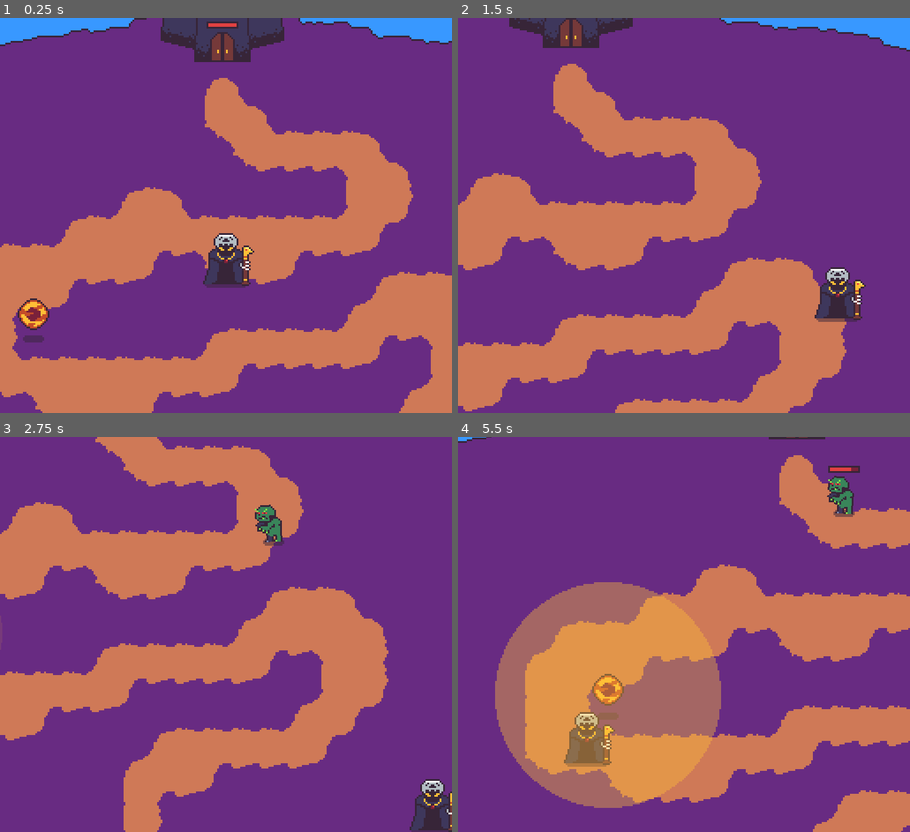
Above: before the commit, frames 1-4 (two rows, left to right).
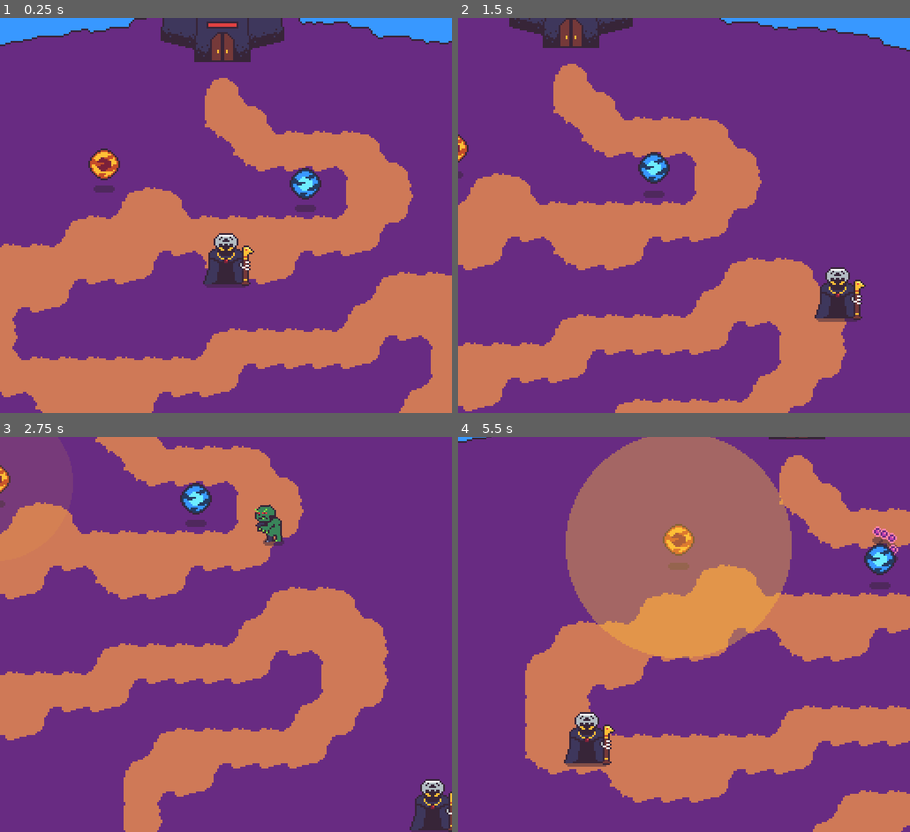
Above: after the commit, the same moments.

Repository: rthurmed/OrbTower
Game: Godot game, scene res://src/Main.tscn
Same seed, same stepped clock (60 frames per second), same inputs: the game is played once before the commit and once after it.
Inputs:
- Up to frame 1 (0.25 s): no input
- Up to frame 2 (1.5 s): hold Right (right) 0.53-1.28 s; hold Down (down) from 1.28 s (still down)
- Up to frame 3 (2.75 s): release Down (down) at 2.03 s; hold Right (right) from 2.03 s (still down)
- Up to frame 4 (5.5 s): release Right (right) at 2.78 s; hold Up (up) 2.78-3.53 s; hold Left (left) 3.53-5.03 s; hold Down (down) from 5.03 s (still down)

The runs differ from the first frame. In frame 1, 1.4% of the frame differs, in the area x 3-72%, y 33-83%; in frame 2, 0.6%; in frame 3, 0.6%; in frame 4, 39%, in the area x 8-98%, y 0-94%.

Commit message:
Refactored auto attack. Implemented shooting orb

Diff:
--- a/project.godot
+++ b/project.godot
@@ -9,6 +9,11 @@
 config_version=4
 
 _global_script_classes=[ {
+"base": "Area2D",
+"class": "AutoAim",
+"language": "GDScript",
+"path": "res://src/module/AutoAim.gd"
+}, {
 "base": "Node2D",
 "class": "Health",
 "language": "GDScript",
@@ -19,14 +24,21 @@
 "language": "GDScript",
 "path": "res://src/game/monster/Monster.gd"
 }, {
+"base": "Node2D",
+"class": "Orb",
+"language": "GDScript",
+"path": "res://src/game/orb/Orb.gd"
+}, {
 "base": "Reference",
 "class": "Spawner",
 "language": "GDScript",
 "path": "res://src/game/monster/spawner/Spawner.gd"
 } ]
 _global_script_class_icons={
+"AutoAim": "",
 "Health": "",
 "Monster": "",
+"Orb": "",
 "Spawner": ""
 }
 
--- a/src/Main.tscn
+++ b/src/Main.tscn
@@ -1,15 +1,16 @@
-[gd_scene load_steps=30 format=2]
+[gd_scene load_steps=32 format=2]
 
 [ext_resource path="res://assets/tileset.png" type="Texture" id=1]
 [ext_resource path="res://assets/cliff.png" type="Texture" id=2]
 [ext_resource path="res://assets/castle.png" type="Texture" id=3]
-[ext_resource path="res://src/game/orb/Orb.tscn" type="PackedScene" id=4]
+[ext_resource path="res://src/game/orb/OrbBurst.tscn" type="PackedScene" id=4]
 [ext_resource path="res://src/game/player/Player.tscn" type="PackedScene" id=5]
 [ext_resource path="res://src/game/monster/ghoul/Ghoul.tscn" type="PackedScene" id=6]
 [ext_resource path="res://src/game/monster/spawner/SpawnerFollower.tscn" type="PackedScene" id=7]
 [ext_resource path="res://src/module/Health.tscn" type="PackedScene" id=8]
 [ext_resource path="res://src/game/player/AutoAttack.tscn" type="PackedScene" id=9]
 [ext_resource path="res://src/game/player/WeakBullet.tscn" type="PackedScene" id=10]
+[ext_resource path="res://src/game/orb/OrbShoot.tscn" type="PackedScene" id=11]
 
 [sub_resource type="NavigationPolygon" id=2]
 vertices = PoolVector2Array( 0, 0, 16, 0, 16, 16, 0, 16 )
@@ -118,6 +119,9 @@
 [sub_resource type="CircleShape2D" id=19]
 radius = 20.0
 
+[sub_resource type="CircleShape2D" id=20]
+radius = 48.0
+
 [sub_resource type="Curve2D" id=17]
 _data = {
 "points": PoolVector2Array( 0, 0, 0, 0, 309, 195, 0, 0, 0, 0, 193, 102 )
@@ -159,8 +163,13 @@
 
 [node name="YSort" type="YSort" parent="."]
 
-[node name="Orb" parent="YSort" instance=ExtResource( 4 )]
-position = Vector2( 85, 251 )
+[node name="OrbBurst" parent="YSort" instance=ExtResource( 4 )]
+position = Vector2( 125, 166 )
+ysort_path = NodePath("..")
+
+[node name="OrbShoot" parent="YSort" instance=ExtResource( 11 )]
+position = Vector2( 239, 177 )
+ysort_path = NodePath("..")
 
 [node name="Player" parent="YSort" instance=ExtResource( 5 )]
 position = Vector2( 194, 219 )
@@ -169,6 +178,10 @@
 position = Vector2( 10, -17 )
 bullet = ExtResource( 10 )
 ysort_path = NodePath("../..")
+
+[node name="CollisionShape2D" type="CollisionShape2D" parent="YSort/Player/AutoAttack"]
+position = Vector2( -10, 1 )
+shape = SubResource( 20 )
 
 [node name="Camera2D" type="Camera2D" parent="YSort/Player"]
 position = Vector2( 0, -38 )
--- a/src/game/orb/Orb.gd
+++ b/src/game/orb/Orb.gd
@@ -1,10 +1,13 @@
+class_name Orb
 extends Node2D
 
 
 const BASE_DAMAGE = 2
 
 export var target_group = 'enemy'
+export var ysort_path: NodePath
 
+onready var ysort = get_node(ysort_path)
 onready var animation = $AnimationPlayer
 
 
--- /dev/null
+++ b/src/game/orb/OrbBurst.gd
@@ -0,0 +1 @@
+extends Orb
--- /dev/null
+++ b/src/game/orb/OrbBurst.tscn
@@ -0,0 +1,60 @@
+[gd_scene load_steps=7 format=2]
+
+[ext_resource path="res://assets/orb-Sheet.png" type="Texture" id=1]
+[ext_resource path="res://src/game/orb/OrbBurst.gd" type="Script" id=2]
+[ext_resource path="res://assets/orb-Shadow.png" type="Texture" id=3]
+[ext_resource path="res://src/vfx/Burst.tscn" type="PackedScene" id=4]
+
+[sub_resource type="Animation" id=2]
+length = 0.001
+tracks/0/type = "value"
+tracks/0/path = NodePath("Sprite:position")
+tracks/0/interp = 1
+tracks/0/loop_wrap = true
+tracks/0/imported = false
+tracks/0/enabled = true
+tracks/0/keys = {
+"times": PoolRealArray( 0 ),
+"transitions": PoolRealArray( 1 ),
+"update": 0,
+"values": [ Vector2( 0, -13 ) ]
+}
+
+[sub_resource type="Animation" id=1]
+resource_name = "bob"
+loop = true
+tracks/0/type = "value"
+tracks/0/path = NodePath("Sprite:position")
+tracks/0/interp = 2
+tracks/0/loop_wrap = true
+tracks/0/imported = false
+tracks/0/enabled = true
+tracks/0/keys = {
+"times": PoolRealArray( 0, 0.5, 1 ),
+"transitions": PoolRealArray( 1, 1, 1 ),
+"update": 0,
+"values": [ Vector2( 0, -13 ), Vector2( 0, -15 ), Vector2( 0, -13 ) ]
+}
+
+[node name="OrbBurst" type="Node2D"]
+script = ExtResource( 2 )
+
+[node name="Burst" parent="." instance=ExtResource( 4 )]
+position = Vector2( 0, -12 )
+
+[node name="Sprite" type="Sprite" parent="."]
+position = Vector2( 0, -13 )
+texture = ExtResource( 1 )
+hframes = 4
+vframes = 2
+
+[node name="Shadow" type="Sprite" parent="."]
+modulate = Color( 1, 1, 1, 0.498039 )
+position = Vector2( 0, -4 )
+texture = ExtResource( 3 )
+
+[node name="AnimationPlayer" type="AnimationPlayer" parent="."]
+anims/RESET = SubResource( 2 )
+anims/bob = SubResource( 1 )
+
+[connection signal="area_entered" from="Burst" to="." method="_on_Burst_area_entered"]
--- /dev/null
+++ b/src/game/orb/OrbShoot.gd
@@ -0,0 +1,8 @@
+extends Orb
+
+
+onready var auto_attack = $AutoAttack
+
+
+func _ready():
+	auto_attack.ysort = ysort
--- /dev/null
+++ b/src/game/orb/OrbShoot.tscn
@@ -0,0 +1,67 @@
+[gd_scene load_steps=9 format=2]
+
+[ext_resource path="res://assets/orb-Sheet.png" type="Texture" id=1]
+[ext_resource path="res://src/game/orb/OrbShoot.gd" type="Script" id=2]
+[ext_resource path="res://assets/orb-Shadow.png" type="Texture" id=3]
+[ext_resource path="res://src/game/player/AutoAttack.tscn" type="PackedScene" id=4]
+[ext_resource path="res://src/game/player/WeakBullet.tscn" type="PackedScene" id=5]
+
+[sub_resource type="CircleShape2D" id=3]
+radius = 40.0
+
+[sub_resource type="Animation" id=2]
+length = 0.001
+tracks/0/type = "value"
+tracks/0/path = NodePath("Sprite:position")
+tracks/0/interp = 1
+tracks/0/loop_wrap = true
+tracks/0/imported = false
+tracks/0/enabled = true
+tracks/0/keys = {
+"times": PoolRealArray( 0 ),
+"transitions": PoolRealArray( 1 ),
+"update": 0,
+"values": [ Vector2( 0, -13 ) ]
+}
+
+[sub_resource type="Animation" id=1]
+resource_name = "bob"
+loop = true
+tracks/0/type = "value"
+tracks/0/path = NodePath("Sprite:position")
+tracks/0/interp = 2
+tracks/0/loop_wrap = true
+tracks/0/imported = false
+tracks/0/enabled = true
+tracks/0/keys = {
+"times": PoolRealArray( 0, 0.5, 1 ),
+"transitions": PoolRealArray( 1, 1, 1 ),
+"update": 0,
+"values": [ Vector2( 0, -13 ), Vector2( 0, -15 ), Vector2( 0, -13 ) ]
+}
+
+[node name="OrbShoot" type="Node2D"]
+script = ExtResource( 2 )
+
+[node name="Sprite" type="Sprite" parent="."]
+position = Vector2( 0, -13 )
+texture = ExtResource( 1 )
+hframes = 4
+vframes = 2
+frame = 1
+
+[node name="Shadow" type="Sprite" parent="."]
+modulate = Color( 1, 1, 1, 0.498039 )
+position = Vector2( 0, -4 )
+texture = ExtResource( 3 )
+
+[node name="AutoAttack" parent="." instance=ExtResource( 4 )]
+position = Vector2( 0, -13 )
+bullet = ExtResource( 5 )
+
+[node name="CollisionShape2D" type="CollisionShape2D" parent="AutoAttack"]
+shape = SubResource( 3 )
+
+[node name="AnimationPlayer" type="AnimationPlayer" parent="."]
+anims/RESET = SubResource( 2 )
+anims/bob = SubResource( 1 )
--- a/src/game/player/AutoAttack.gd
+++ b/src/game/player/AutoAttack.gd
@@ -1,20 +1,26 @@
-extends Node2D
+extends AutoAim
 
 
 export var bullet: PackedScene
 export var ysort_path: NodePath
 
-onready var ysort = get_node(ysort_path)
+onready var ysort = get_node(ysort_path) if ysort_path else null
 onready var timer = $Timer
-onready var auto_aim = $AutoAim
 
 
 func shoot():
-	if auto_aim.target == null: return
+	if (
+		ysort == null or
+		target == null
+	):
+		return
+
 	var instance = bullet.instance()
+
 	instance.global_position = global_position
 	instance.z_index = 10 # shows up over the player
-	instance.target_path = auto_aim.target.get_path()
+	instance.target_path = target.get_path()
+
 	ysort.add_child(instance)
 
 
--- a/src/game/player/AutoAttack.tscn
+++ b/src/game/player/AutoAttack.tscn
@@ -1,18 +1,9 @@
-[gd_scene load_steps=4 format=2]
+[gd_scene load_steps=2 format=2]
 
-[ext_resource path="res://src/module/AutoAim.tscn" type="PackedScene" id=4]
 [ext_resource path="res://src/game/player/AutoAttack.gd" type="Script" id=5]
 
-[sub_resource type="CircleShape2D" id=2]
-radius = 72.0
-
-[node name="AutoAttack" type="Node2D"]
+[node name="AutoAttack" type="Area2D"]
 script = ExtResource( 5 )
-
-[node name="AutoAim" parent="." instance=ExtResource( 4 )]
-
-[node name="CollisionShape2D" type="CollisionShape2D" parent="AutoAim"]
-shape = SubResource( 2 )
 
 [node name="Timer" type="Timer" parent="."]
 wait_time = 0.5
--- a/src/module/AutoAim.gd
+++ b/src/module/AutoAim.gd
@@ -1,3 +1,4 @@
+class_name AutoAim
 extends Area2D
 
 
@@ -6,6 +7,14 @@
 var target: Node2D
 
 signal change_target
+
+
+func _ready():
+	var _ok
+	if not is_connected("area_entered", self, "_on_AutoAim_area_entered"):
+		_ok = connect("area_entered", self, "_on_AutoAim_area_entered")
+	if not is_connected("area_exited", self, "_on_AutoAim_area_exited"):
+		_ok = connect("area_exited", self, "_on_AutoAim_area_exited")
 
 
 func set_target(node: Node2D):
